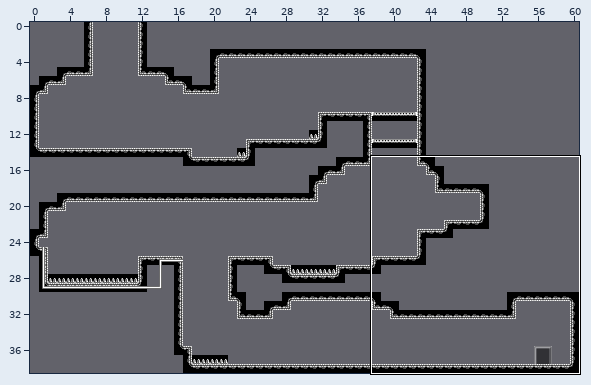
An edit to a level. Tiled map, Assets/SuperTiled2Unity/Import/TutorialTest.tmx. The picture above shows the old version from afar; the outline marks the close-up.
Close-up. As it was:
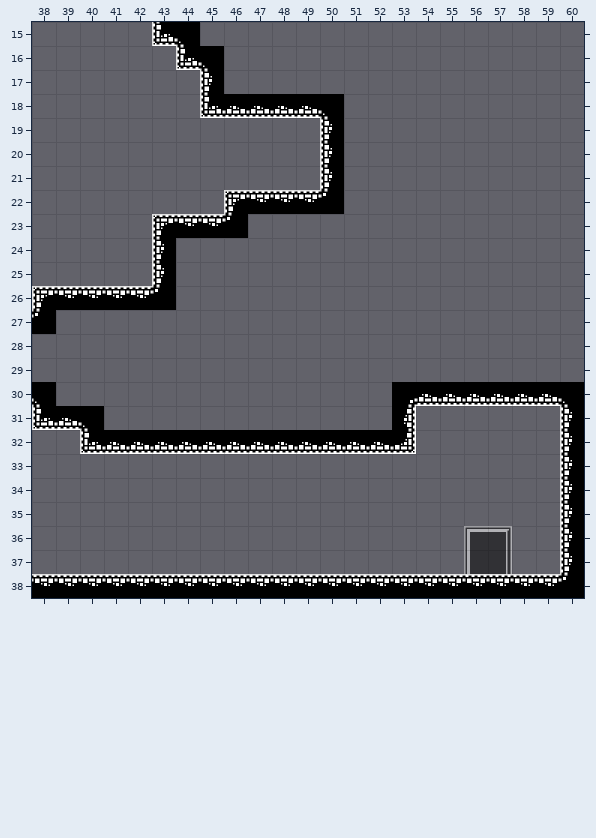
Cells are 64x64 px. Shown: x 38..60, y 15..38.
Once edited:
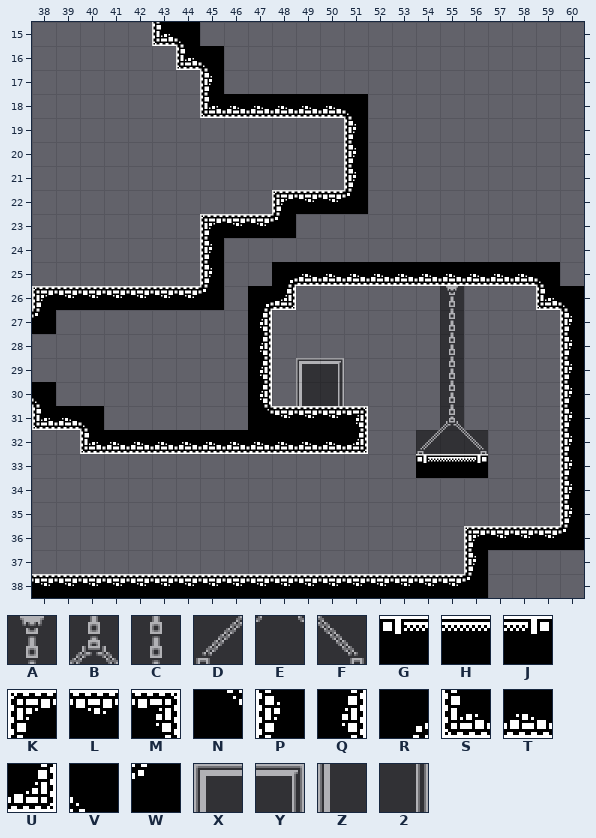
Key: from "Tileset_64x64": A 3 "chain_top", B 5 "chain_bottom_02", C 23 "chain_middle_01", D 24 "chain_platform_topleft", E 25 "chain_platform_top", F 26 "chain_platform_topright", G 44 "chain_platform_bottomrig", H 45 "chain_platform_bottom", J 46 "chain_platform_bottomrig", K 195 "brick_topleft", L 196 "brick_topmiddle", M 197 "brick_topright", N 199 "brick_corner_topright", P 215 "brick_middleleft", Q 217 "brick_middleright", R 219 "brick_corner_bottomright", S 235 "brick_bottomleft", T 236 "brick_bottommiddle", U 237 "brick_bottomright", V 239 "brick_corner_bottomleft", W 259 "brick_corner_topleft", X 357 "block_black_topleft", Y 359 "block_black_topright", Z 377 "block_black_middleleft", 2 379 "block_black_middleright".
_ is an empty cell, . an unchanged one.
See-through tiles are keyed as they look on the map.
Edits made:
--- layer "MainLayer"
@@ x 43..60 @@
-18 .......V_.........
-19 .......P_.........
-20 .......P_.........
-21 .......P_.........
-22 ...KLL.W_.........
-23 KLLW__............
-24 P._...............
-25 P._..____________.
-26 W__.__..........__
-27 ...._............_
-28 ...._............_
-29 ...._............_
-30 ...._.....RTTTTTTV
-31 ...._____.Q.......
-32 ........TTU.......
-33 ...........___....
+18 .......TV.........
+19 ......._P.........
+20 ......._P.........
+21 ......._P.........
+22 ...__K.LW.........
+23 __KLLW............
+24 _.P...............
+25 _.P..RTTTTTTTTTTV.
+26 LLW.RU..........SV
+27 ....Q............P
+28 ....Q............P
+29 ....Q............P
+30 ....Q....._______P
+31 ....NLLLM._.......
+32 ........U__.......
+33 ...........GHJ....
@@ x 56..60 @@
-36 ____P
-37 _...P
-38 LLLLW
+36 KLLLW
+37 P..._
+38 W____
--- layer "Decorations"
@@ x 49..56 @@
-26 ......_.
-27 ......_.
-28 ......_.
-29 __...._.
-30 __...._.
-31 ......_.
-32 .....___
+26 ......A.
+27 ......C.
+28 ......C.
+29 XY....C.
+30 Z2....C.
+31 ......B.
+32 .....DEF
@@ x 56..57 @@
-36 XY
-37 Z2
+36 __
+37 __
Where, in picture pixels (left, top, right, bottom), the same in both close-ups:
changed: (152, 94, 584, 478)
changed: (464, 526, 584, 598)
